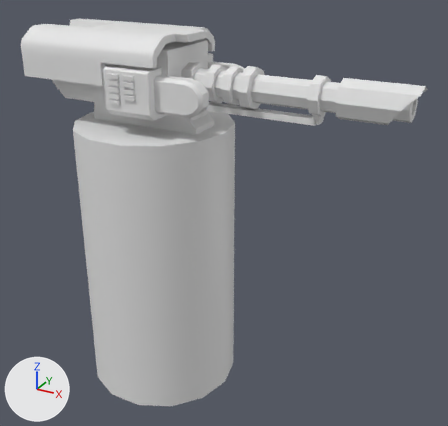
A saved change to the glTF model assets/models/turret2.glb.
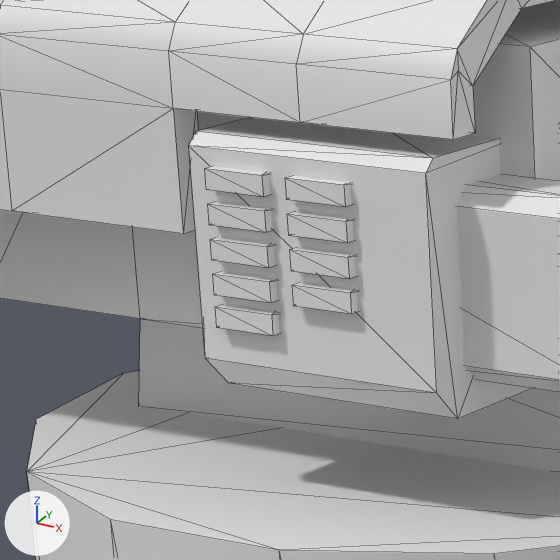
Each version is shown whole from a camera (50 mm lens) standing at (28.04, -77.27, 3.17) and looking at (24.74, -71.28, 0.17), then close up on the part from 15% to 39% of the width and 10% to 35% of the height. Every picture has the same lights, and +X, +Y and +Z are marked at lower left. The close-ups show mesh edges as thin lines. Vertices at the same position are counted once.

Objects in the first close-up: 'turret2'.
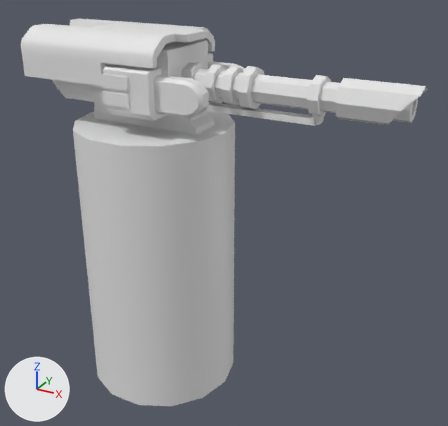
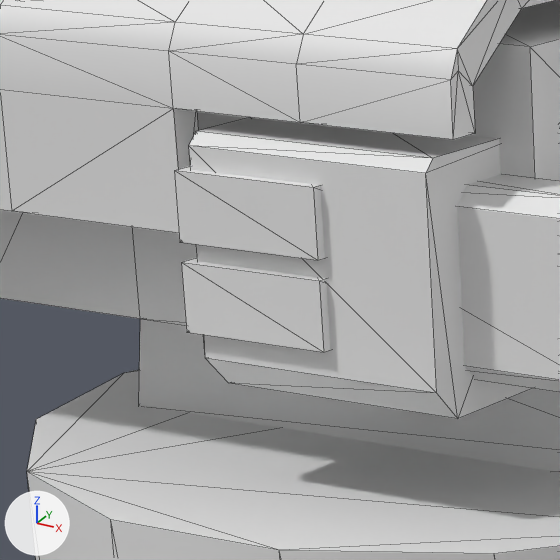
The newer file is also turned or shifted as a whole; pictures and numbers use the older file's frame.

The change in detail:
me_turret2 is used by ob_turret2; location (23.891, -71.374, 0.0).
me_turret2 had 612 vertices, 1086 faces and spanned x -1.42..3.02, y -0.94..0.92, z -2.23..2.27.
me_turret2 now has 492 vertices, 906 faces and spans x -1.42..3.02, y -0.94..0.92, z -2.23..2.27.
me_turret2 part 1: a new loose piece, a box spanning x -0.21..0.14, y -0.7..-0.35, z 1.72..1.87.
me_turret2 part 2: a new loose piece, a box spanning x -0.21..0.14, y -0.7..-0.35, z 1.54..1.68.
me_turret2 part 3: 17 loose pieces with 136 vertices, spanning x -0.13..0.21, y -0.7..0.68, z 1.56..1.88, are deleted.

What differs and where, as boxes (x1, y1, x2, y2) in the close-ups (560 x 560 px):
part 1 of me_turret2, added
    after: (174, 166, 325, 260)
part 2 of me_turret2, added
    after: (181, 257, 330, 352)
part 3 of me_turret2, deleted
    before: (204, 166, 358, 336)
